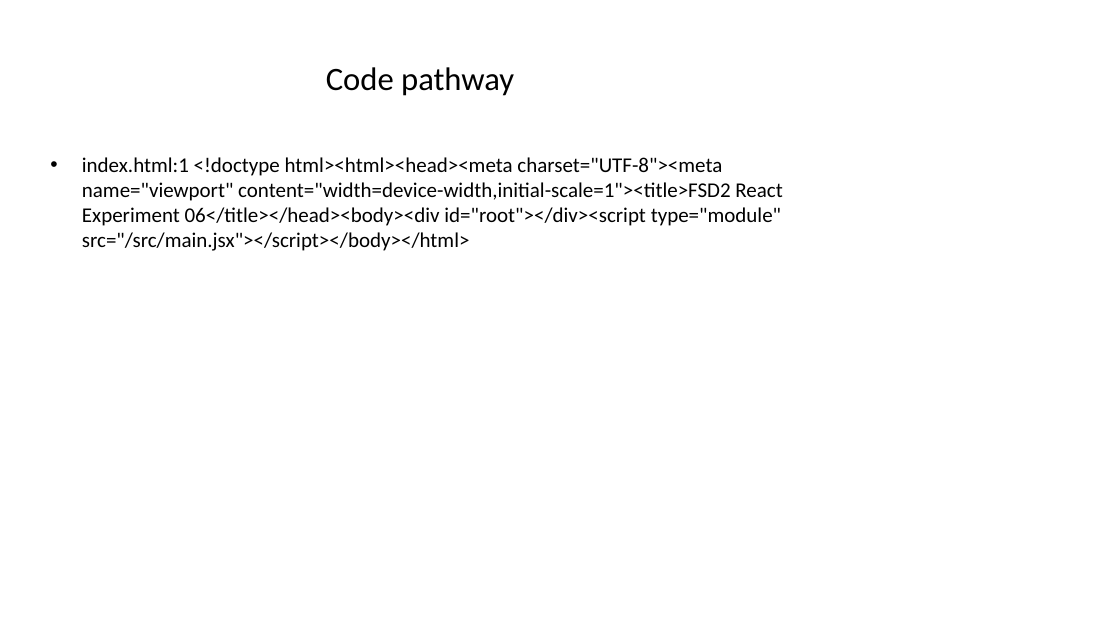
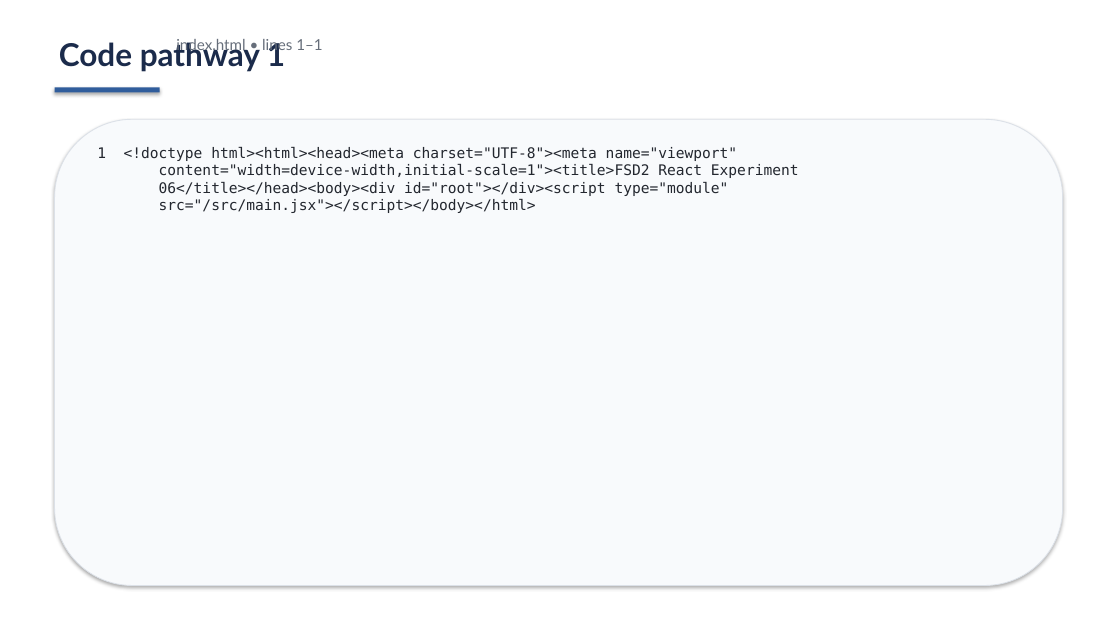
Before and after one commit to shiva31rama-cell/FSD2-LAB-SYLLABUS, a slide deck: slide 4 of PPTs/06_ReactJS_Props_State_Styles_and_Events.pptx. Drawn at 1120x630 pixels with LibreOffice and Linux fonts; fonts in the diff are those of the drawing. Boxes give left, top, right and bottom in pixels: in the first picture for what was removed or moved away, otherwise in the second. Text is boxed around its words. In the diff, an @@ line names an element or a change of style, - is before the commit and + after.

```diff
--- a/PPTs/06_ReactJS_Props_State_Styles_and_Events.pptx
+++ b/PPTs/06_ReactJS_Props_State_Styles_and_Events.pptx
@@ rectangle added at (0, 0, 1120, 630), fill #FFFFFF @@
@@ text at (59, 39, 285, 72): text changed; size 28 to 27 pt; font Calibri to Lato; text colour #000000 to #1B2B4B; bold on @@
-Code pathway
+Code pathway 1
@@ text added at (176, 39, 322, 53), 13 pt, text #666E7A @@
+index.html • lines 1–1
@@ rectangle added at (55, 87, 160, 92), fill #305D9C @@
@@ rounded rectangle added at (55, 119, 1063, 586), fill #F8FAFC, outline #DCE1E8 0.75 pt @@
@@ text at (97, 147, 799, 213): text changed; size 18 to 12.5 pt; font Calibri to DejaVu Sans Mono; text colour #000000 to #23272F @@
-• index.html:1 <!doctype html><html><head><meta charset="UTF-8"><meta name="viewport" content="width=device-width,initial-scale=1"><title>FSD2 React Experiment 06</title></head><body><div id="root"></div><script type="module" src="/src/main.jsx"></script></body></html>
+1 <!doctype html><html><head><meta charset="UTF-8"><meta name="viewport"
+content="width=device-width,initial-scale=1"><title>FSD2 React Experiment
+06</title></head><body><div id="root"></div><script type="module"
+src="/src/main.jsx"></script></body></html>
```
Also in this commit, not shown: 3 other slides changed, 4 slides added, 3 slides removed, 49 other files.
